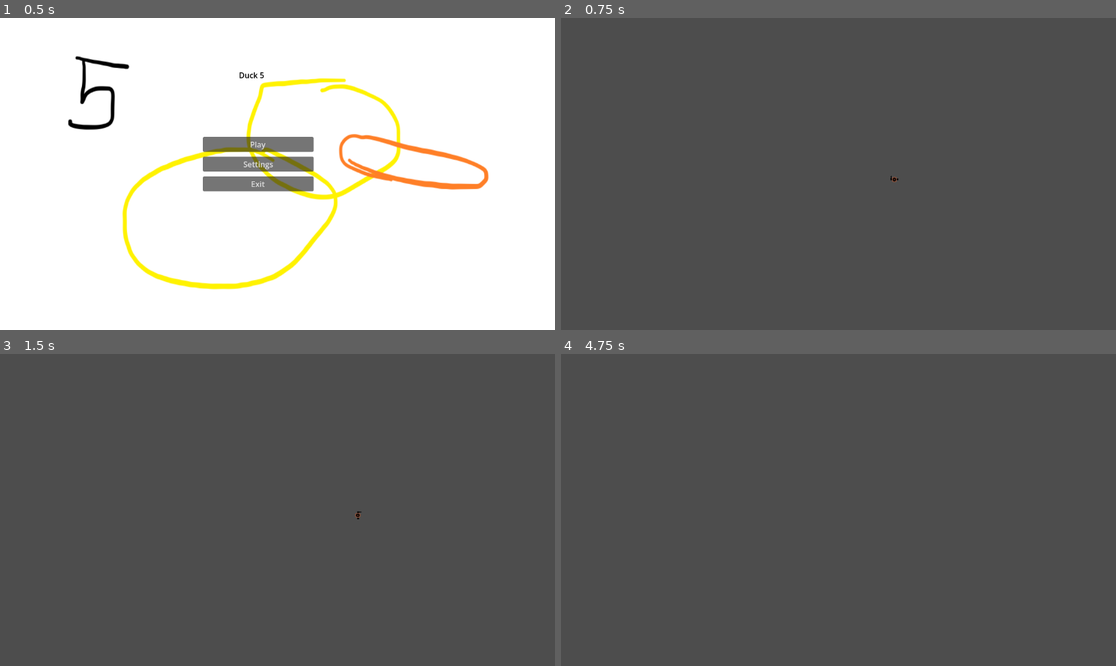
Above: before the commit, frames 1-4 (two rows, left to right).
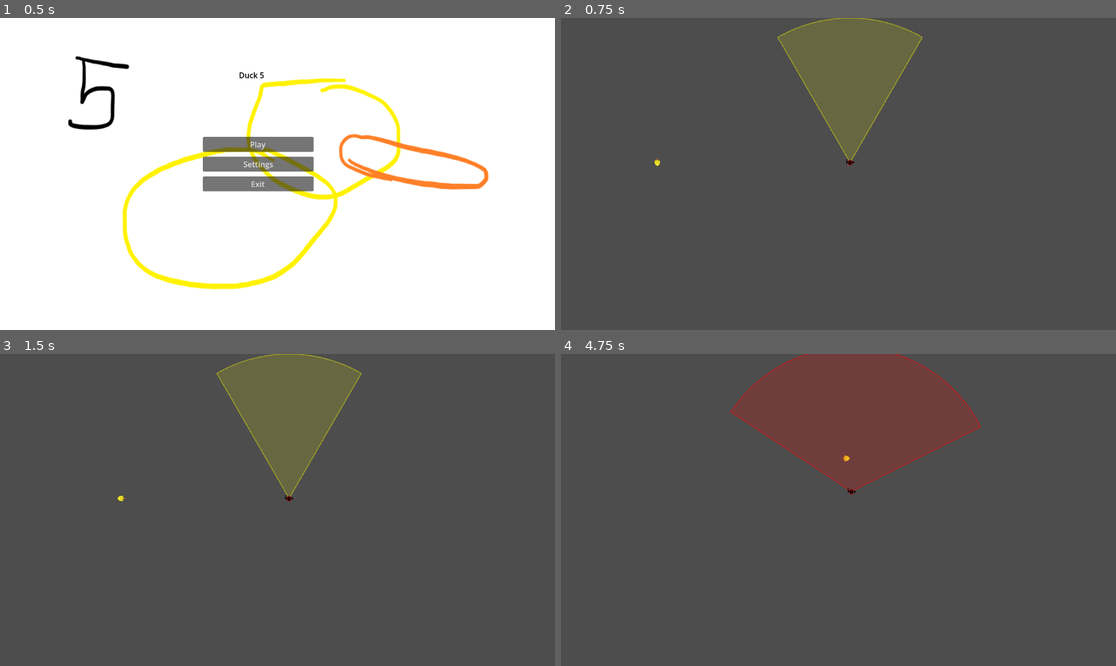
Above: after the commit, the same moments.

Repository: ArpaDeveloper/FGJ2026
Game: Godot game, scene res://scenes/mainmenu.tscn
Same seed, same stepped clock (60 frames per second), same inputs: the game is played once before the commit and once after it.
Inputs:
- Up to frame 1 (0.5 s): no input
- Up to frame 2 (0.75 s): click "Play" at 0.5 s
- Up to frame 3 (1.5 s): tap Enter at 1.25 s; hold Right (ui_right) from 1.28 s (still down)
- Up to frame 4 (4.75 s): release Right (ui_right) at 2.03 s; hold Down (ui_down) 2.03-2.78 s; tap Space at 2.75 s; hold Right (ui_right) 2.78-3.53 s; hold Up (ui_up) 3.53-4.28 s; hold Left (ui_left) from 4.28 s (still down)

Frame 1 is identical in both runs. In frame 2, 6.5% of the frame differs, in the area x 16-66%, y 0-53%; in frame 3, 6.5%; in frame 4, 13%, in the area x 30-76%, y 0-45%.

Commit message:
Added goated enemy detection + super basic chase

Diff:
--- /dev/null
+++ b/scenes/Player.tscn
@@ -0,0 +1,17 @@
+[gd_scene format=3 uid="uid://uqbu2m2htie"]
+
+[ext_resource type="Script" uid="uid://dgpcstodc3drr" path="res://scripts/player.gd" id="1_p0vlq"]
+[ext_resource type="Texture2D" uid="uid://disyyunm2blv4" path="res://assets/duck-sketch.png" id="2_v6fml"]
+
+[sub_resource type="CircleShape2D" id="CircleShape2D_p0vlq"]
+
+[node name="Player" type="Node2D" unique_id=1736325681]
+
+[node name="CharacterBody2D" type="CharacterBody2D" parent="." unique_id=1683455253]
+script = ExtResource("1_p0vlq")
+
+[node name="Sprite2D" type="Sprite2D" parent="CharacterBody2D" unique_id=1745338848]
+texture = ExtResource("2_v6fml")
+
+[node name="CollisionShape2D" type="CollisionShape2D" parent="CharacterBody2D" unique_id=242854224]
+shape = SubResource("CircleShape2D_p0vlq")
--- a/scenes/enemy.gd
+++ /dev/null
@@ -1,54 +0,0 @@
-extends CharacterBody2D
-
-@export var speed: float = 200.0
-@export var detection_range: float = 300.0
-@export var detection_angle: float = 60.0 # 60° cone (30° on each side)
-
-var player: Node2D = null
-var player_detected: bool = false
-
-
-func _ready() -> void:
-	player = get_tree().root.get_node("Main/CharacterBody2D") # Adjust path to your player
-
-
-func _physics_process(_delta: float) -> void:
-	# Check if player is in detection cone
-	player_detected = is_player_in_cone()
-
-	if player_detected:
-		# Chase the player
-		var direction = (player.global_position - global_position).normalized()
-		velocity = direction * speed
-	else:
-		velocity = Vector2.ZERO
-
-	move_and_slide()
-
-
-func is_player_in_cone() -> bool:
-	if not player:
-		return false
-
-	var to_player = player.global_position - global_position
-	var distance = to_player.length()
-
-	# Check if within range
-	if distance > detection_range:
-		return false
-
-	# Check if within cone angle
-	var angle_to_player = to_player.angle()
-	var forward_angle = rotation - PI / 2 # Adjust if sprite faces different direction
-	var angle_diff = angle_difference(angle_to_player, forward_angle)
-
-	return abs(angle_diff) < deg_to_rad(detection_angle / 2)
-
-
-func angle_difference(angle1: float, angle2: float) -> float:
-	var diff = angle1 - angle2
-	while diff > PI:
-		diff -= TAU
-	while diff < -PI:
-		diff += TAU
-	return diff
--- a/scenes/enemy.tscn
+++ b/scenes/enemy.tscn
@@ -1,6 +1,7 @@
 [gd_scene format=3 uid="uid://cce32jpahvcyv"]
 
-[ext_resource type="Script" uid="uid://dq48lefkmwxvi" path="res://scenes/enemy.gd" id="1_7p1mj"]
+[ext_resource type="Script" uid="uid://dq48lefkmwxvi" path="res://scripts/enemy.gd" id="1_7p1mj"]
+[ext_resource type="Texture2D" uid="uid://b4yyjde3a5mgr" path="res://assets/hunter-sketch.png" id="2_md0e3"]
 
 [sub_resource type="CircleShape2D" id="CircleShape2D_md0e3"]
 
@@ -11,3 +12,6 @@
 
 [node name="CollisionShape2D" type="CollisionShape2D" parent="Enemy" unique_id=530116665]
 shape = SubResource("CircleShape2D_md0e3")
+
+[node name="Sprite2D" type="Sprite2D" parent="Enemy" unique_id=498356928]
+texture = ExtResource("2_md0e3")
--- a/scenes/test.tscn
+++ b/scenes/test.tscn
@@ -1,16 +1,63 @@
 [gd_scene format=3 uid="uid://d2ursgbw4asfm"]
 
-[ext_resource type="Script" uid="uid://dgpcstodc3drr" path="res://character_body_2d.gd" id="1_errlg"]
+[ext_resource type="Script" uid="uid://dgpcstodc3drr" path="res://scripts/player.gd" id="1_player"]
 [ext_resource type="Texture2D" uid="uid://b4yyjde3a5mgr" path="res://assets/hunter-sketch.png" id="2_bl13t"]
+[ext_resource type="Texture2D" uid="uid://disyyunm2blv4" path="res://assets/duck-sketch.png" id="2_iyx0m"]
+[ext_resource type="Script" uid="uid://dq48lefkmwxvi" path="res://scripts/enemy.gd" id="3_enemy"]
 
 [sub_resource type="CircleShape2D" id="CircleShape2D_bl13t"]
+radius = 20.0
 
-[node name="Player" type="CharacterBody2D" unique_id=586620656]
-position = Vector2(692, 335)
-script = ExtResource("1_errlg")
+[sub_resource type="RectangleShape2D" id="RectangleShape2D_wall"]
+size = Vector2(800, 50)
 
-[node name="CollisionShape2D" type="CollisionShape2D" parent="." unique_id=2018759819]
+[node name="TestScene" type="Node2D" unique_id=1487832176]
+
+[node name="Player" type="CharacterBody2D" parent="." unique_id=274130425 groups=["player"]]
+position = Vector2(200, 300)
+script = ExtResource("1_player")
+
+[node name="CollisionShape2D" type="CollisionShape2D" parent="Player" unique_id=1221856998]
 shape = SubResource("CircleShape2D_bl13t")
 
-[node name="Sprite2D" type="Sprite2D" parent="." unique_id=1341387825]
+[node name="Sprite2D" type="Sprite2D" parent="Player" unique_id=365774715]
+texture = ExtResource("2_iyx0m")
+
+[node name="Enemy" type="CharacterBody2D" parent="." unique_id=902981177]
+position = Vector2(600, 300)
+script = ExtResource("3_enemy")
+
+[node name="CollisionShape2D" type="CollisionShape2D" parent="Enemy" unique_id=1537766189]
+shape = SubResource("CircleShape2D_bl13t")
+
+[node name="Sprite2D" type="Sprite2D" parent="Enemy" unique_id=1301346956]
+modulate = Color(1, 0.3, 0.3, 1)
 texture = ExtResource("2_bl13t")
+
+[node name="Walls" type="Node2D" parent="." unique_id=1785057595]
+
+[node name="TopWall" type="StaticBody2D" parent="Walls" unique_id=1232452926]
+position = Vector2(400, 25)
+
+[node name="CollisionShape2D" type="CollisionShape2D" parent="Walls/TopWall" unique_id=551236796]
+shape = SubResource("RectangleShape2D_wall")
+
+[node name="BottomWall" type="StaticBody2D" parent="Walls" unique_id=1926447037]
+position = Vector2(400, 575)
+
+[node name="CollisionShape2D" type="CollisionShape2D" parent="Walls/BottomWall" unique_id=963426921]
+shape = SubResource("RectangleShape2D_wall")
+
+[node name="LeftWall" type="StaticBody2D" parent="Walls" unique_id=132239115]
+position = Vector2(25, 300)
+rotation = 1.5708
+
+[node name="CollisionShape2D" type="CollisionShape2D" parent="Walls/LeftWall" unique_id=67984002]
+shape = SubResource("RectangleShape2D_wall")
+
+[node name="RightWall" type="StaticBody2D" parent="Walls" unique_id=750073806]
+position = Vector2(775, 300)
+rotation = 1.5708
+
+[node name="CollisionShape2D" type="CollisionShape2D" parent="Walls/RightWall" unique_id=451846762]
+shape = SubResource("RectangleShape2D_wall")
--- /dev/null
+++ b/scripts/enemy.gd
@@ -0,0 +1,100 @@
+extends CharacterBody2D
+
+@export var speed: float = 100.0
+@export var detection_range: float = 300.0
+@export var detection_angle: float = 60.0
+@export var chase_angle: float = 120.0 # Wider angle while chasing
+@export var show_cone: bool = true
+@export var rotation_smoothing: float = 3.0 # higher = faster rotation
+
+var player: Node2D = null
+var player_in_cone: bool = false
+var is_chasing: bool = false
+
+
+func _ready() -> void:
+	player = get_tree().get_first_node_in_group("player")
+
+
+func _physics_process(delta: float) -> void:
+	if not player:
+		return
+
+	var current_angle = chase_angle if is_chasing else detection_angle
+	player_in_cone = is_player_in_cone(current_angle)
+
+	# Chase while player is in cone
+	is_chasing = player_in_cone
+
+	if is_chasing:
+		# Chase the player
+		var direction = (player.global_position - global_position).normalized()
+		velocity = direction * speed
+
+		# Smoothly rotate to face the player
+		var target_rotation = direction.angle() + PI / 2
+		rotation = lerp_angle(rotation, target_rotation, rotation_smoothing * delta)
+	else:
+		velocity = Vector2.ZERO
+
+	move_and_slide()
+
+	if show_cone:
+		queue_redraw()
+
+
+func _draw() -> void:
+	if not show_cone:
+		return
+
+	# Draw current active cone
+	var current_angle = chase_angle if is_chasing else detection_angle
+	var half_angle = deg_to_rad(current_angle / 2)
+	var start_angle = - PI / 2 - half_angle
+	var end_angle = - PI / 2 + half_angle
+
+	# Color changes based on detection
+	var cone_color = Color(1, 0, 0, 0.2) if is_chasing else Color(1, 1, 0, 0.15)
+	var outline_color = Color(1, 0, 0, 0.5) if is_chasing else Color(1, 1, 0, 0.4)
+
+	# Draw filled cone
+	var points = PackedVector2Array([Vector2.ZERO])
+	var num_points = 32
+	for i in range(num_points + 1):
+		var angle = start_angle + (end_angle - start_angle) * i / num_points
+		var point = Vector2(cos(angle), sin(angle)) * detection_range
+		points.append(point)
+	draw_colored_polygon(points, cone_color)
+
+	# Draw cone outline
+	draw_line(Vector2.ZERO, Vector2(cos(start_angle), sin(start_angle)) * detection_range, outline_color, 2.0)
+	draw_line(Vector2.ZERO, Vector2(cos(end_angle), sin(end_angle)) * detection_range, outline_color, 2.0)
+	draw_arc(Vector2.ZERO, detection_range, start_angle, end_angle, num_points, outline_color, 2.0)
+
+
+func is_player_in_cone(cone_angle: float) -> bool:
+	if not player:
+		return false
+
+	var to_player = player.global_position - global_position
+	var distance = to_player.length()
+
+	# Check if within range
+	if distance > detection_range:
+		return false
+
+	# Check if within cone angle
+	var angle_to_player = to_player.angle()
+	var forward_angle = rotation - PI / 2
+	var angle_diff = angle_difference(angle_to_player, forward_angle)
+
+	return abs(angle_diff) < deg_to_rad(cone_angle / 2)
+
+
+func angle_difference(angle1: float, angle2: float) -> float:
+	var diff = angle1 - angle2
+	while diff > PI:
+		diff -= TAU
+	while diff < -PI:
+		diff += TAU
+	return diff
Renamed: scenes/enemy.gd.uid -> scripts/enemy.gd.uid
Renamed: character_body_2d.gd -> scripts/player.gd
Renamed: character_body_2d.gd.uid -> scripts/player.gd.uid
